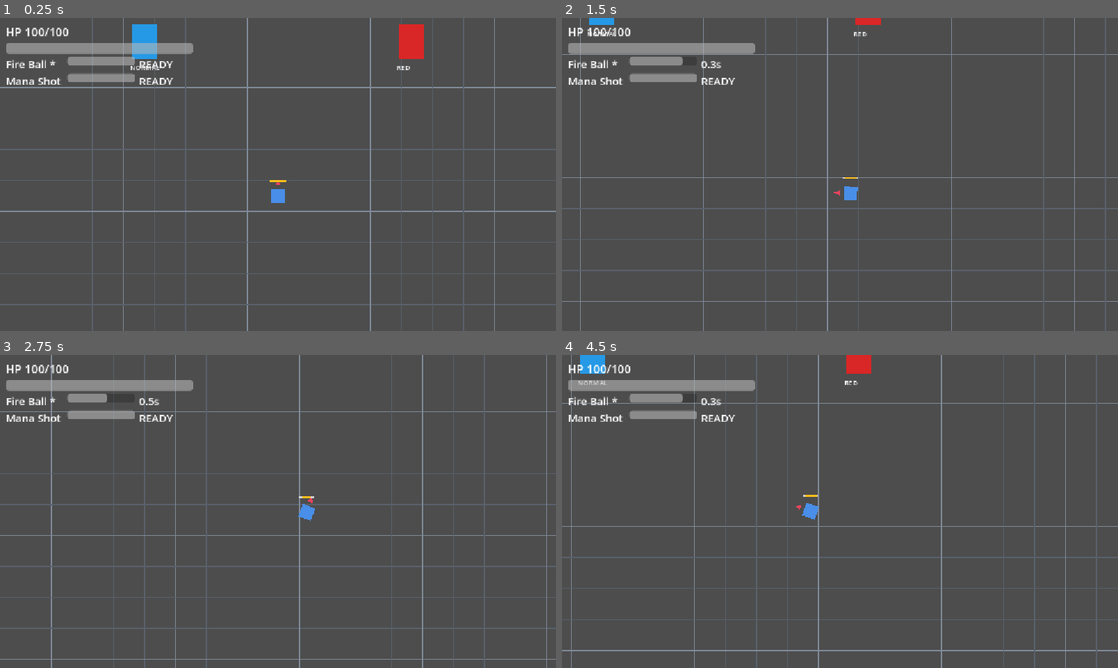
Above: before the commit, frames 1-4 (two rows, left to right).
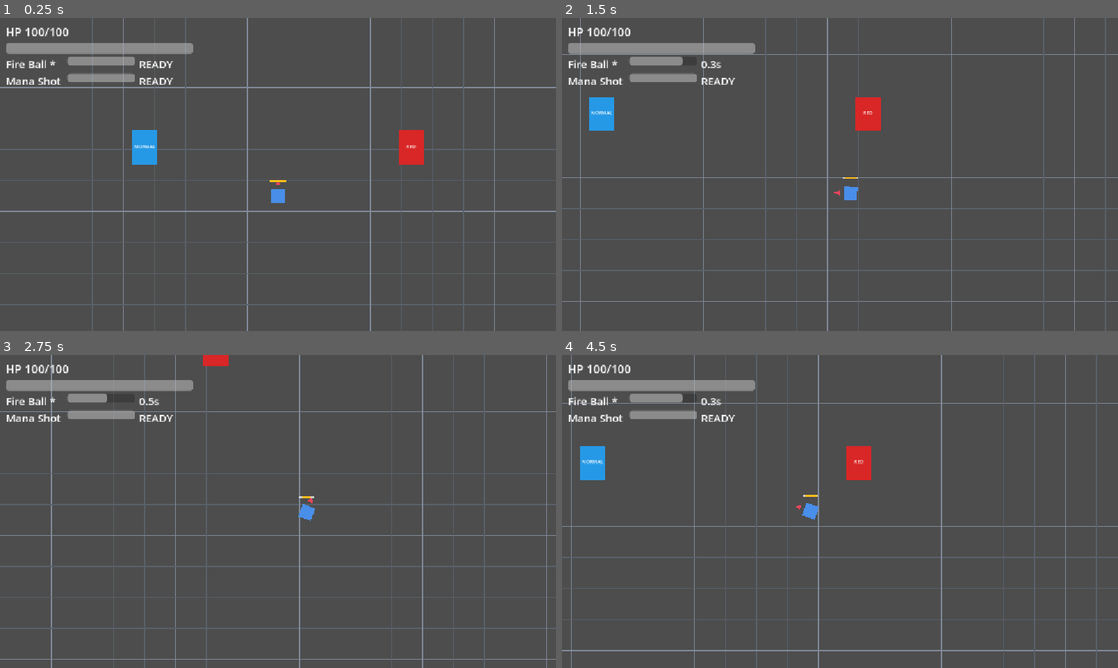
Above: after the commit, the same moments.

Repository: BestestGameStudio/gangU
Game: Godot game, scene res://scenes/main.tscn
Two runs of this game, one before a commit and one after it. Both use one fixed random seed, a clock stepped at 60 frames per second and the inputs below.
Inputs (mouse positions are in pixels of both pictures, inside the frame that each line leads up to):
- Up to frame 1 (0.25 s): no input
- Up to frame 2 (1.5 s): move the mouse to (962, 158) at 0.52 s; hold D (move_right) 0.53-1.28 s; hold Space (cast) 0.53-1.28 s; move the mouse to (728, 190) at 1.27 s; hold S (move_down) from 1.28 s (still down); tap Space (cast) at 1.35 s
- Up to frame 3 (2.75 s): move the mouse to (333, 442) at 2.02 s; release S (move_down) at 2.03 s; hold D (move_right) from 2.03 s (still down); hold Space (cast) from 2.03 s (still down)
- Up to frame 4 (4.5 s): move the mouse to (812, 574) at 2.77 s; release D (move_right) at 2.78 s; release Space (cast) at 2.78 s; hold W (move_up) 2.78-3.53 s; tap Space (cast) at 2.85, 4.35 s; move the mouse to (1006, 558) at 3.52 s; hold Space (cast) 3.53-4.28 s; hold A (move_left) from 3.53 s (still down); move the mouse to (673, 464) at 4.27 s

The runs differ from the first frame. In frame 1, 2.1% of the frame differs, in the area x 23-77%, y 2-47%; in frame 2, 1.2%; in frame 3, 0.2%; in frame 4, 1.6%.

Commit message:
#41: keep gate labels inside gates and clear of the HUD (#44)
* #41: gate type label inside gate rect (font 10, centered)

* #41: move hub gates below HUD band (y 160 -> 288)

* Adjust gate positions in hub scene

Diff:
--- a/scenes/gate.tscn
+++ b/scenes/gate.tscn
@@ -15,9 +15,12 @@
 offset_bottom = 36.0
 
 [node name="TypeLabel" type="Label" parent="."]
-offset_left = -30.0
-offset_top = 44.0
-theme_override_font_sizes/font_size = 14
+offset_left = -26.0
+offset_top = -10.0
+offset_right = 26.0
+offset_bottom = 8.0
+theme_override_font_sizes/font_size = 10
+horizontal_alignment = 1
 
 [node name="CollisionShape2D" type="CollisionShape2D" parent="."]
 shape = SubResource("1")
--- a/scenes/hub.tscn
+++ b/scenes/hub.tscn
@@ -16,10 +16,10 @@
 position = Vector2(576, 480)
 
 [node name="GateNormal" parent="." instance=ExtResource("2")]
-position = Vector2(300, 160)
+position = Vector2(300, 380)
 target_dungeon = ExtResource("3")
 
 [node name="GateRed" parent="." instance=ExtResource("2")]
-position = Vector2(852, 160)
+position = Vector2(852, 380)
 gate_type = 1
 target_dungeon = ExtResource("4")
